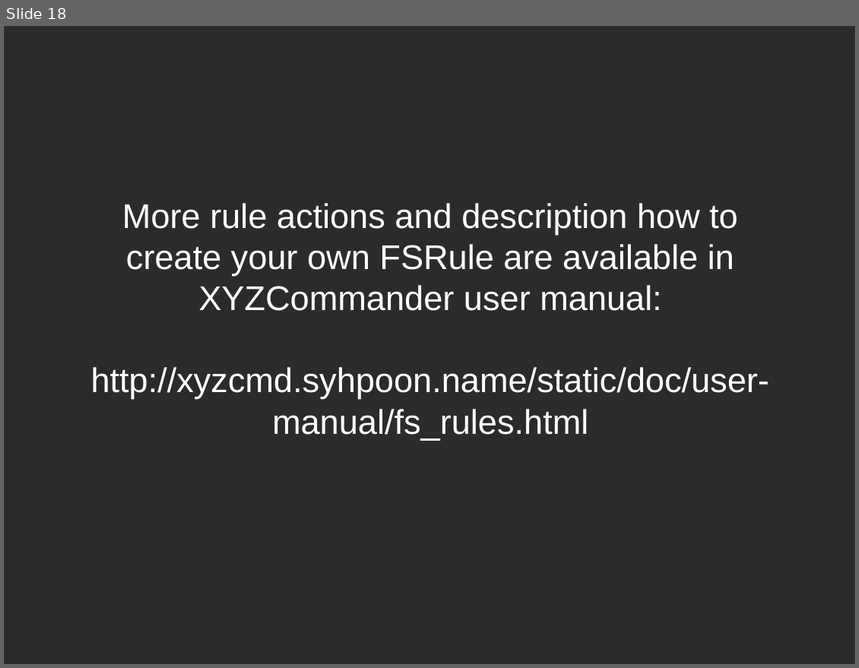
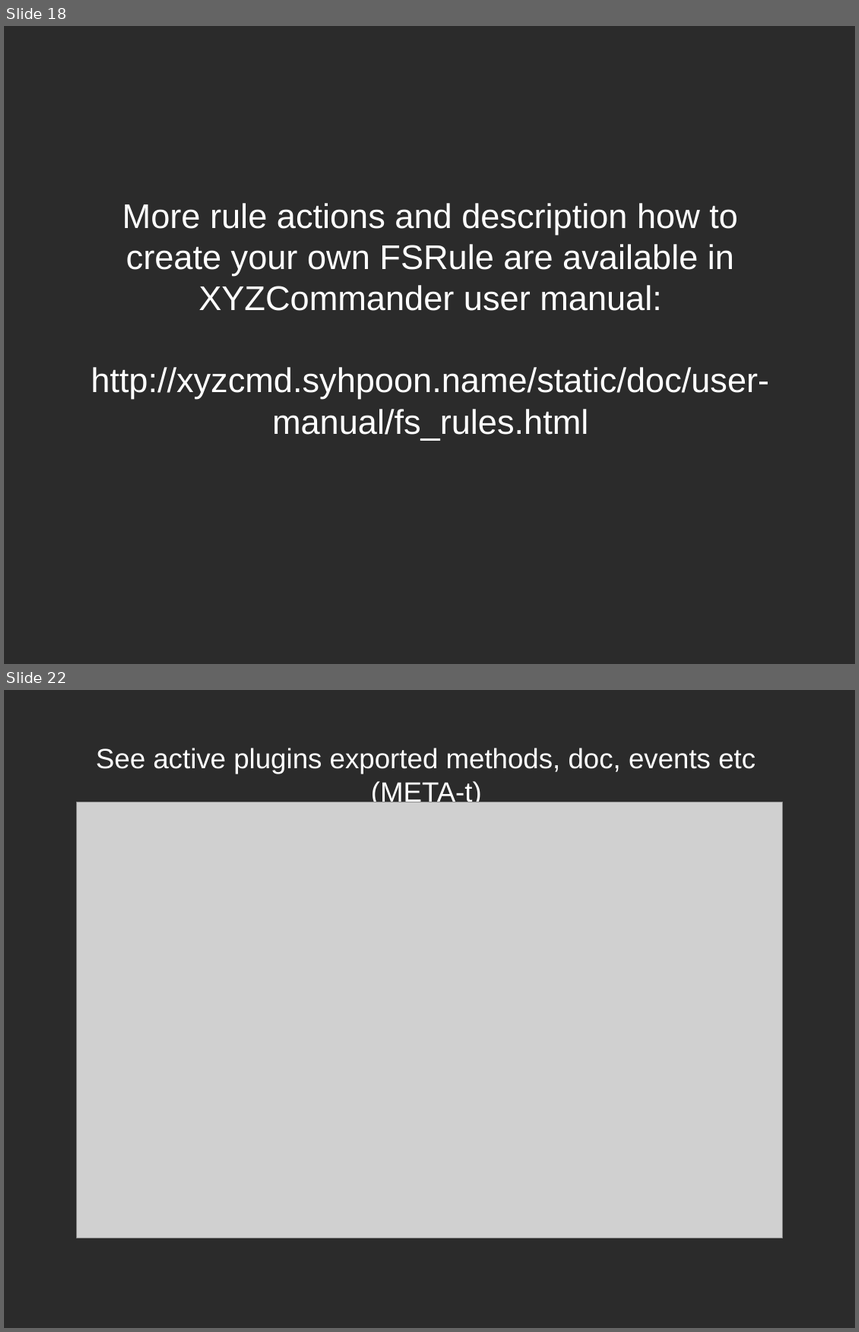
Before and after one commit to syhpoon/xyzcmd, a slide deck: doc/overview.odp. Shown one above the other, each under a label of ours: slide 18 before the commit, slides 18 and 22 after it; the slides between them are not shown. The pictures are 859x668 and 859x1332 pixels, drawn with LibreOffice and Linux fonts; fonts in the diff are those of the drawing; grey boxes stand for pictures; background and template pictures are left out; a plain dark background stands for a picture behind light text. Boxes give left, top, right and bottom in pixels: in the first picture for what was removed or moved away, otherwise in the second. Text is boxed around its words. In the diff, an @@ line names an element or a change of style, - is before the commit and + after.

```diff
--- a/doc/overview.odp
+++ b/doc/overview.odp
@@ slide 22 added at box(4, 690, 855, 1328), background picture (left out) @@
@@ title added at box(96, 748, 756, 807), 26 pt, text #FFFFFF @@
+See active plugins exported methods, doc, events etc (META-t)
@@ picture added at box(77, 802, 782, 1239) @@
```
Also in this commit, not shown: 3 other slides added, 8 other files.
